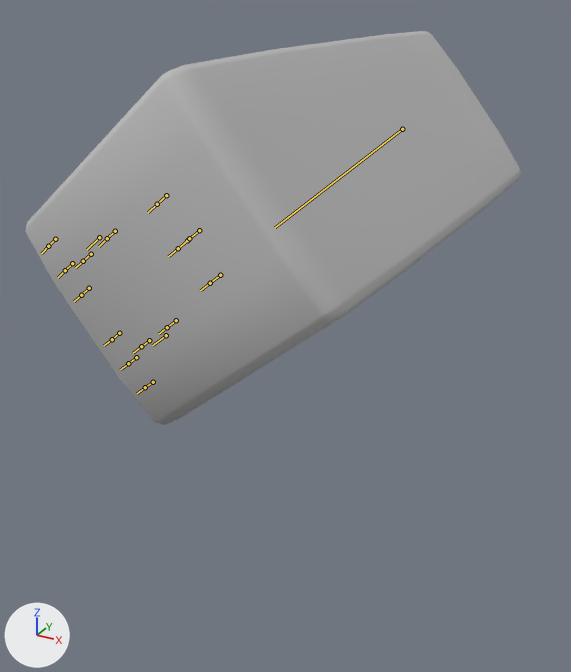
One commit to the FBX model Assets/- Asset Store/Custom/Characters/Source/Animations.fbx: the scene before it, then after it.
The view is the same before and after, from a 50 mm camera at (0.382, -0.999, 0.825) aimed at (-0.147, -0.037, 0.344). Lighting does not change. The marker at lower left points along +X, +Y and +Z. Both versions are drawn at frame 25 of the action 'Armature_Player|Ability_Dash'; the numbers are the values there. The bones that bend it are drawn over the model as lines.
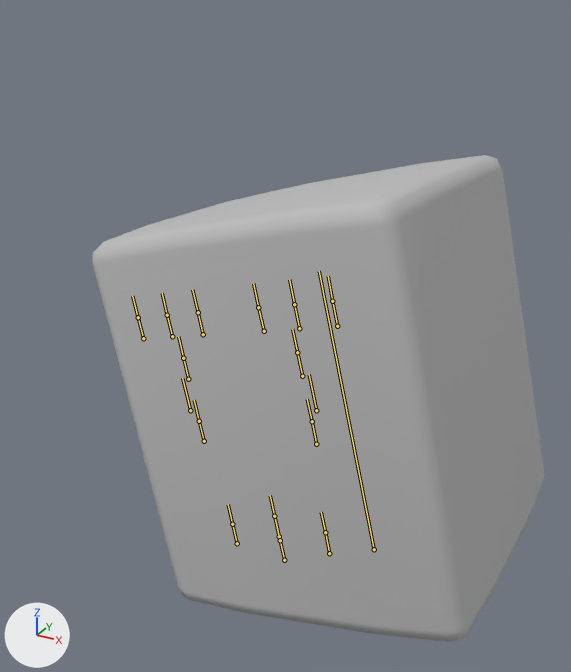
Changed parts and their boxes [x1, y1, x2, y2] in the pictures (571 x 672 px):
'Cube', posed (9% narrower, 24% taller)
    before: [25, 31, 521, 425]
    after: [93, 155, 545, 642]
bone 'Root', root to tip
    before: (402, 129) to (275, 227)
    after: (374, 549) to (319, 271)

The change in detail:
Bone 'Root' (bone_root) moves from (0.0072, 0.9319, -0.0002) to (0.0, 0.25, -0.0001).
Bone 'Root' (bone_root) turns from (-1, 0, 130) to (-3, 0, 15) degrees about its own x, y and z.
Bone 'Root' (bone_root) is rescaled from (0.56, 0.58, 1.42) to (0.9, 1.1, 0.9).
